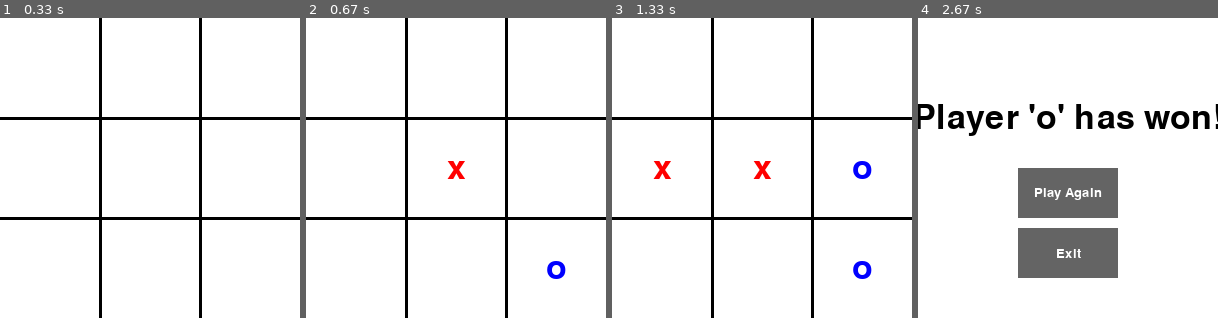
Above: before the commit, frames 1-4 (left to right).
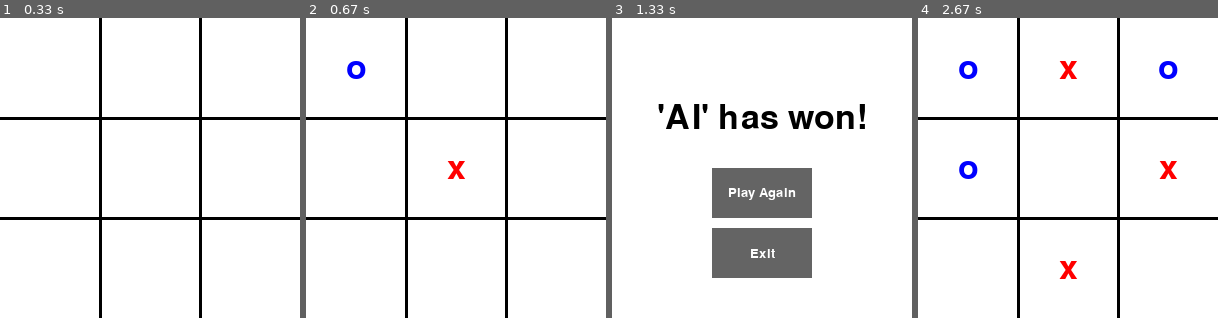
Above: after the commit, the same moments.

Repository: HamadTria/MCTS
Game: pygame game, started from tictactoe pygame.py
Same seed, same stepped clock (60 frames per second), same inputs: the game is played once before the commit and once after it.
Inputs (mouse positions are in pixels of both pictures, inside the frame that each line leads up to):
- Up to frame 1 (0.33 s): no input
- Up to frame 2 (0.67 s): click (456, 168) at 0.38 s
- Up to frame 3 (1.33 s): click (690, 171) at 0.72 s; click (870, 273) at 1.05 s
- Up to frame 4 (2.67 s): click (1068, 192) at 1.38 s; click (1053, 246) at 1.72 s; click (1059, 117) at 2.05 s; click (1128, 144) at 2.38 s

Frame 1 is identical in both runs. In frame 2, 0.5% of the frame differs, in the area x 13-87%, y 14-87%; in frame 3, 17%; in frame 4, 18%, in the area x 0-100%, y 0-100%.

Commit message:
Added a first version of connect 4

Diff:
--- /dev/null
+++ b/connect4 pygame.py
@@ -0,0 +1,271 @@
+import math
+import random
+import pygame
+import sys
+from copy import deepcopy
+
+class Node():
+    def __init__(self, board, parent):
+        self.board = board
+        if self.board.is_win() or self.board.is_draw():
+            self.is_terminal = True
+        else:
+            self.is_terminal = False
+        self.is_fully_expanded = self.is_terminal
+        self.parent = parent
+        self.visits = 0
+        self.score = 0
+        self.children = {}
+
+class MCTS():
+    def search(self, initial_state, max_iterations=1000):
+        self.root = Node(initial_state, None)
+
+        for _ in range(max_iterations):
+            node = self.select(self.root)
+            score = self.rollout(node.board)
+            self.backpropagate(node, score)
+        for child in self.root.children:
+            print(child.score, child.visits)
+        return self.get_best_move(self.root, 0)
+
+    def select(self, node):
+        while not node.is_terminal:
+            if node.is_fully_expanded:
+                node = self.get_best_move(node, 2)
+            else:
+                return self.expand(node)
+        return node
+
+    def expand(self, node):
+        states = node.board.legal_moves()
+        for state in states:
+            if str(state) not in node.children:
+                new_node = Node(state, node)
+                node.children[str(state)] = new_node
+
+                if len(states) == len(node.children):
+                    node.is_fully_expanded = True
+                return new_node
+
+    def rollout(self, board):
+        while not board.is_win():
+            try:
+                board = random.choice(board.legal_moves())
+            except:
+                return 0
+        if board.player_2 == 'HUMAN':
+            return 1
+        return -1
+
+    def backpropagate(self, node, score):
+        while node is not None:
+            node.visits += 1
+            node.score += score
+            node = node.parent
+
+    def get_best_move(self, node, exploration_constant):
+        best_score = float('-inf')
+        best_moves = []
+
+        for child_node in node.children.values():
+            if child_node.board.player_2 == 'HUMAN': current_player = 1
+            elif child_node.board.player_2 == 'AI': current_player = -1
+
+            exploration = exploration_constant * math.sqrt(math.log(node.visits / child_node.visits))
+            exploitation = current_player * child_node.score / child_node.visits
+            move_score = exploitation + exploration
+
+            if move_score > best_score:
+                best_score = move_score
+                best_moves = [child_node]
+            elif move_score == best_score:
+                best_moves.append(child_node)
+        return random.choice(best_moves)
+
+MAX_ITER = 1000
+SCREEN_WIDTH = 600
+SCREEN_HEIGHT = 600
+LINE_COLOR = (0, 0, 0)
+BG_COLOR = (255, 255, 255)
+PLAYER_HUMAN_COLOR = (255, 0, 0)
+PLAYER_AI_COLOR = (0, 0, 255)
+FONT_COLOR = (0, 0, 0)
+FONT_SIZE = 50
+BUTTON_COLOR = (100, 100, 100)
+BUTTON_FONT_COLOR = (255, 255, 255)
+BUTTON_FONT_SIZE = 20
+BUTTON_WIDTH = 100
+BUTTON_HEIGHT = 50
+
+class ConnectFour():
+    def __init__(self, board=None):
+        self.player_1 = 'HUMAN'
+        self.player_2 = 'AI'
+        self.empty_square = '_'
+        self.board = [['_' for _ in range(7)] for _ in range(6)]
+        if board is not None:
+            self.__dict__ = deepcopy(board.__dict__)
+
+    def make_move(self, col):
+        board = ConnectFour(self)
+        for row in range(5, -1, -1):
+            if board.board[row][col] == '_':
+                board.board[row][col] = self.player_1
+                (board.player_1, board.player_2) = (board.player_2, board.player_1)
+                break
+        return board
+
+    def is_draw(self):
+        for row in self.board:
+            if '_' in row:
+                return False
+        return True
+
+    def is_win(self):
+        # horizontal
+        for row in self.board:
+            for col in range(4):
+                if row[col] == row[col+1] == row[col+2] == row[col+3] == self.player_2:
+                    return True
+
+        # vertical
+        for col in range(7):
+            for row in range(3):
+                if self.board[row][col] == self.board[row+1][col] == self.board[row+2][col] == self.board[row+3][col] == self.player_2:
+                    return True
+
+        # diagonal (top-left to bottom-right)
+        for col in range(4):
+            for row in range(3):
+                if self.board[row][col] == self.board[row+1][col+1] == self.board[row+2][col+2] == self.board[row+3][col+3] == self.player_2:
+                    return True
+
+        # diagonal (top-right to bottom-left)
+        for col in range(4, 7):
+            for row in range(3, -1, -1):
+                if self.board[row][col] == self.board[row-1][col-1] == self.board[row-2][col-2] == self.board[row-3][col-3] == self.player_2:
+                    return True
+
+        return False
+
+    def legal_moves(self):
+        actions = []
+        for col in range(7):
+            if self.board[0][col] == '_':
+                actions.append(self.make_move(col))
+
+        # random.shuffle(actions)
+        return actions
+
+    def game_loop(self):
+        pygame.init()
+        screen = pygame.display.set_mode((SCREEN_WIDTH, SCREEN_HEIGHT))
+        pygame.display.set_caption("Connect Four")
+        font = pygame.font.SysFont(None, FONT_SIZE)
+        button_font = pygame.font.SysFont(None, BUTTON_FONT_SIZE)
+        clock = pygame.time.Clock()
+
+        mcts = MCTS()
+        while True:
+            for event in pygame.event.get():
+                if event.type == pygame.QUIT:
+                    pygame.quit()
+                    sys.exit()
+
+                if event.type == pygame.MOUSEBUTTONDOWN:
+                    pos = pygame.mouse.get_pos()
+                    col = pos[0] // (SCREEN_WIDTH // 7)
+
+                    if self.board[0][col] != '_':
+                        continue
+
+                    self = self.make_move(col)
+
+                    screen.fill(BG_COLOR)
+                    self.draw_board(screen, font)
+                    pygame.display.flip()
+                    clock.tick(30)
+
+                    if self.is_win():
+                        self.end_game_screen(screen, font, button_font, "'%s' has won!" % self.player_2)
+                        return
+                    elif self.is_draw():
+                        self.end_game_screen(screen, font, button_font, "Game is drawn!")
+                        return
+
+                    best_move = mcts.search(self, MAX_ITER)
+                    try:
+                        self = best_move.board
+                        if self.is_win():
+                            self.end_game_screen(screen, font, button_font, "'%s' has won!" % self.player_2)
+                            return
+                        elif self.is_draw():
+                            self.end_game_screen(screen, font, button_font, "Game is drawn!")
+                            return
+                    except:
+                        pass
+
+            screen.fill(BG_COLOR)
+            self.draw_board(screen, font)
+            pygame.display.flip()
+            clock.tick(30)
+
+    def draw_board(self, screen, font):
+        for i in range(1, 7):
+            pygame.draw.line(screen, LINE_COLOR, (0, i * SCREEN_HEIGHT // 6), (SCREEN_WIDTH, i * SCREEN_HEIGHT // 6), 3)
+            pygame.draw.line(screen, LINE_COLOR, (i * SCREEN_WIDTH // 7, 0), (i * SCREEN_WIDTH // 7, SCREEN_HEIGHT), 3)
+
+        for row in range(6):
+            for col in range(7):
+                x = col * (SCREEN_WIDTH // 7) + (SCREEN_WIDTH // 7) // 2
+                y = row * (SCREEN_HEIGHT // 6) + (SCREEN_HEIGHT // 6) // 2
+
+                if self.board[row][col] == 'HUMAN':
+                    text = font.render('o', True, PLAYER_HUMAN_COLOR)
+                elif self.board[row][col] == 'AI':
+                    text = font.render('o', True, PLAYER_AI_COLOR)
+                else:
+                    continue
+
+                text_rect = text.get_rect(center=(x, y))
+                screen.blit(text, text_rect)
+
+    def end_game_screen(self, screen, font, button_font, message):
+        screen.fill(BG_COLOR)
+        text = font.render(message, True, FONT_COLOR)
+        text_rect = text.get_rect(center=(SCREEN_WIDTH // 2, SCREEN_HEIGHT // 2 - FONT_SIZE))
+        screen.blit(text, text_rect)
+
+        play_again_button_rect = pygame.Rect((SCREEN_WIDTH // 2 - BUTTON_WIDTH // 2, SCREEN_HEIGHT // 2), (BUTTON_WIDTH, BUTTON_HEIGHT))
+        exit_button_rect = pygame.Rect((SCREEN_WIDTH // 2 - BUTTON_WIDTH // 2, SCREEN_HEIGHT // 2 + BUTTON_HEIGHT + 10), (BUTTON_WIDTH, BUTTON_HEIGHT))
+
+        pygame.draw.rect(screen, BUTTON_COLOR, play_again_button_rect)
+        pygame.draw.rect(screen, BUTTON_COLOR, exit_button_rect)
+
+        play_again_text = button_font.render("Play Again", True, BUTTON_FONT_COLOR)
+        play_again_text_rect = play_again_text.get_rect(center=play_again_button_rect.center)
+        screen.blit(play_again_text, play_again_text_rect)
+
+        exit_text = button_font.render("Exit", True, BUTTON_FONT_COLOR)
+        exit_text_rect = exit_text.get_rect(center=exit_button_rect.center)
+        screen.blit(exit_text, exit_text_rect)
+
+        pygame.display.flip()
+
+        while True:
+            for event in pygame.event.get():
+                if event.type == pygame.QUIT:
+                    pygame.quit()
+                    sys.exit()
+                elif event.type == pygame.MOUSEBUTTONDOWN:
+                    if play_again_button_rect.collidepoint(event.pos):
+                        self.__init__()
+                        self.game_loop()
+                    elif exit_button_rect.collidepoint(event.pos):
+                        pygame.quit()
+                        sys.exit()
+
+if __name__ == '__main__':
+    board = ConnectFour()
+    board.game_loop()
--- a/mcts.py
+++ b/mcts.py
@@ -50,7 +50,7 @@
                 board = random.choice(board.legal_moves())
             except:
                 return 0
-        if board.player_2 == 'x':
+        if board.player_2 == 'HUMAN':
             return 1
         return -1
 
@@ -65,8 +65,8 @@
         best_moves = []
 
         for child_node in node.children.values():
-            if child_node.board.player_2 == 'x': current_player = 1
-            elif child_node.board.player_2 == 'o': current_player = -1
+            if child_node.board.player_2 == 'HUMAN': current_player = 1
+            elif child_node.board.player_2 == 'AI': current_player = -1
 
             exploration = exploration_constant * math.sqrt(math.log(node.visits / child_node.visits))
             exploitation = current_player * child_node.score / child_node.visits
--- a/tictactoe pygame.py
+++ b/tictactoe pygame.py
@@ -3,13 +3,13 @@
 from copy import deepcopy
 from mcts import *
 
-MAX_ITER = 1000
+MAX_ITER = 2
 SCREEN_WIDTH = 300
 SCREEN_HEIGHT = 300
 LINE_COLOR = (0, 0, 0)
 BG_COLOR = (255, 255, 255)
-PLAYER_X_COLOR = (255, 0, 0)
-PLAYER_O_COLOR = (0, 0, 255)
+PLAYER_HUMAN_COLOR = (255, 0, 0)
+PLAYER_AI_COLOR = (0, 0, 255)
 FONT_COLOR = (0, 0, 0)
 FONT_SIZE = 50
 BUTTON_COLOR = (100, 100, 100)
@@ -20,8 +20,8 @@
 
 class TicTacToe():
     def __init__(self, board=None):
-        self.player_1 = 'x'
-        self.player_2 = 'o'
+        self.player_1 = 'HUMAN'
+        self.player_2 = 'AI'
         self.empty_square = '_'
         self.position = {}
         self.init_board()
@@ -93,7 +93,7 @@
 
                     self = self.make_move(move)
                     if self.is_win():
-                        self.end_game_screen(screen, font, button_font, "Player '%s' has won!" % self.player_2)
+                        self.end_game_screen(screen, font, button_font, "'%s' has won!" % self.player_2)
                         return
                     elif self.is_draw():
                         self.end_game_screen(screen, font, button_font, "Game is drawn!")
@@ -103,7 +103,7 @@
                     try:
                         self = best_move.board
                         if self.is_win():
-                            self.end_game_screen(screen, font, button_font, "Player '%s' has won!" % self.player_2)
+                            self.end_game_screen(screen, font, button_font, "'%s' has won!" % self.player_2)
                             return
                         elif self.is_draw():
                             self.end_game_screen(screen, font, button_font, "Game is drawn!")
@@ -127,10 +127,10 @@
             x = col * (SCREEN_WIDTH // 3) + (SCREEN_WIDTH // 3) // 2
             y = row * (SCREEN_HEIGHT // 3) + (SCREEN_HEIGHT // 3) // 2
 
-            if symbol == 'x':
-                text = font.render(symbol, True, PLAYER_X_COLOR)
-            elif symbol == 'o':
-                text = font.render(symbol, True, PLAYER_O_COLOR)
+            if symbol == 'HUMAN':
+                text = font.render('x', True, PLAYER_HUMAN_COLOR)
+            elif symbol == 'AI':
+                text = font.render('o', True, PLAYER_AI_COLOR)
             else:
                 continue
 
